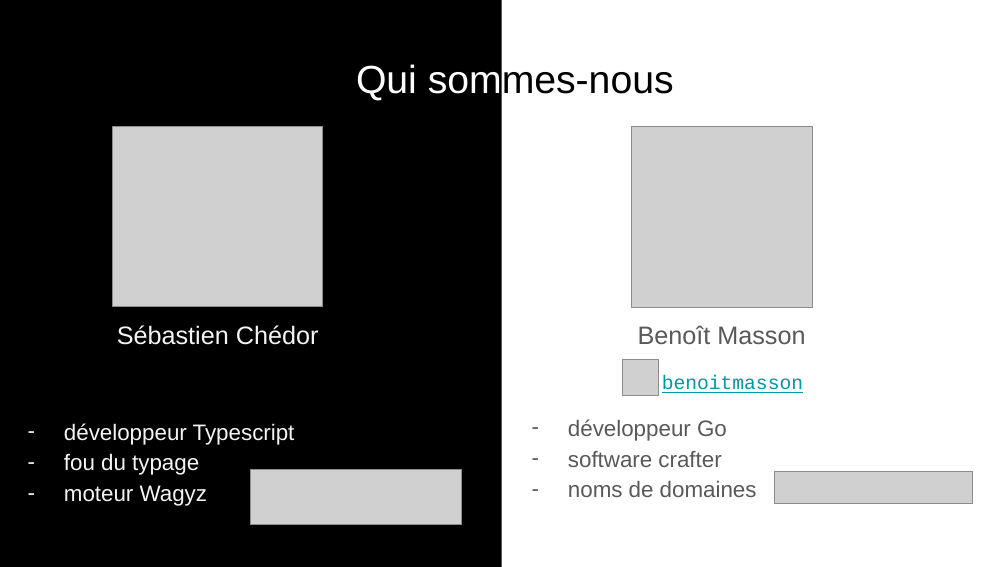
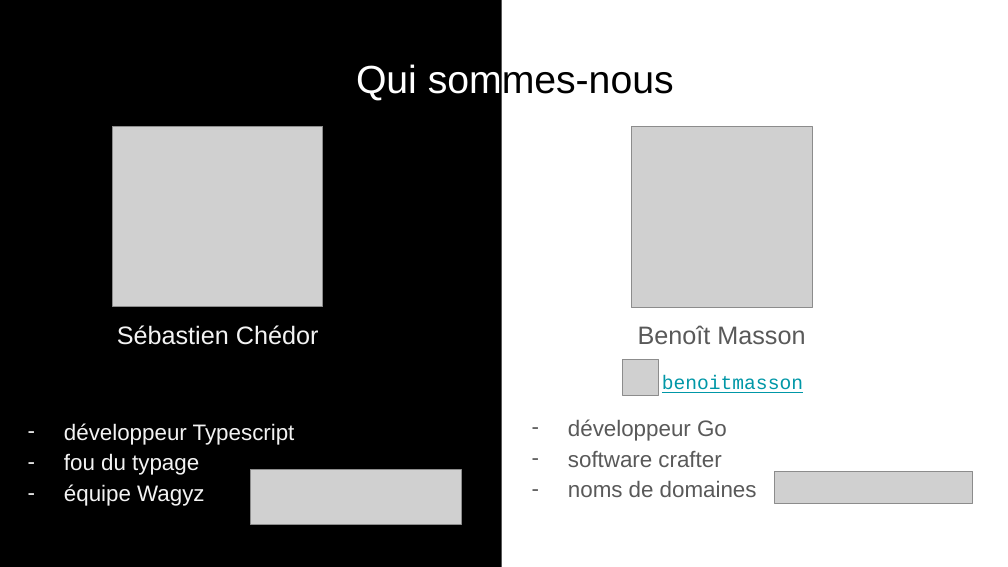
Before and after one commit to benoitmasson/qrcode-demo, a slide deck: slide 2 of slides/QR Codes.odp. Drawn at 1008x567 pixels with LibreOffice and Linux fonts; fonts in the diff are those of the drawing; grey boxes stand for pictures. Boxes give left, top, right and bottom in pixels: in the first picture for what was removed or moved away, otherwise in the second. Text is boxed around its words. In the diff, an @@ line names an element or a change of style, - is before the commit and + after.

```diff
--- a/slides/QR Codes.odp
+++ b/slides/QR Codes.odp
@@ text at box(64, 484, 204, 506): text changed @@
-– moteur Wagyz
+– équipe Wagyz
```
Also in this commit, not shown: 18 other slides changed, 5 slides added, 2 slides removed, 1 other file.
